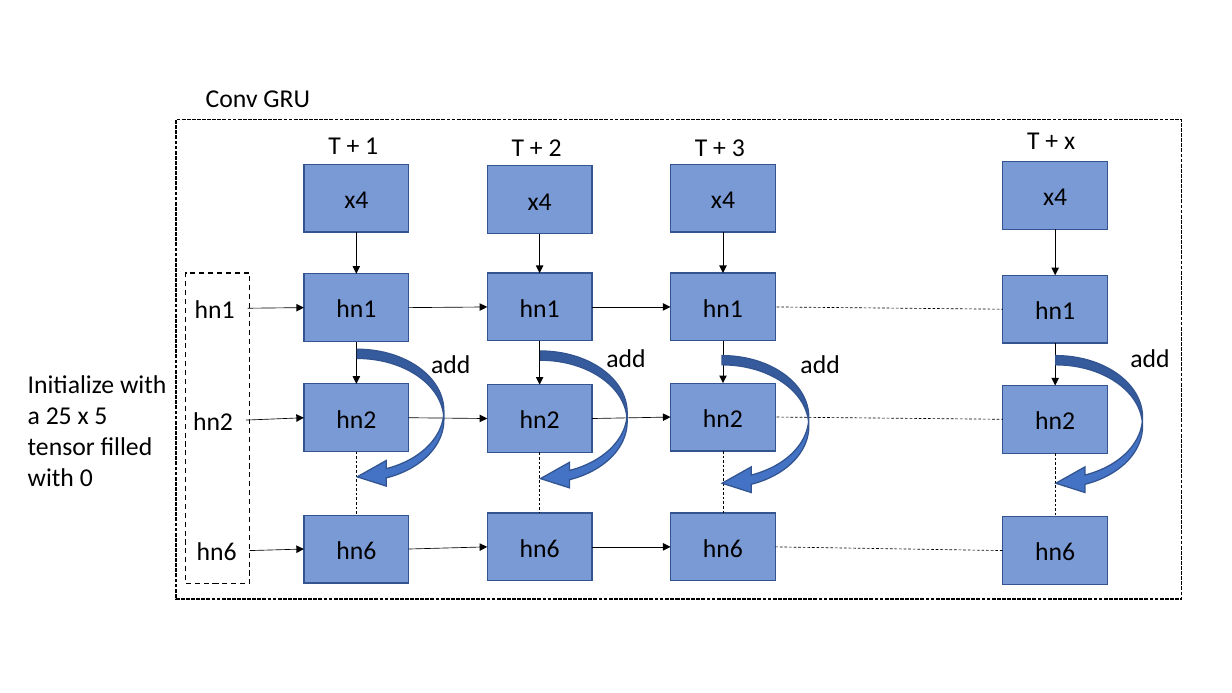
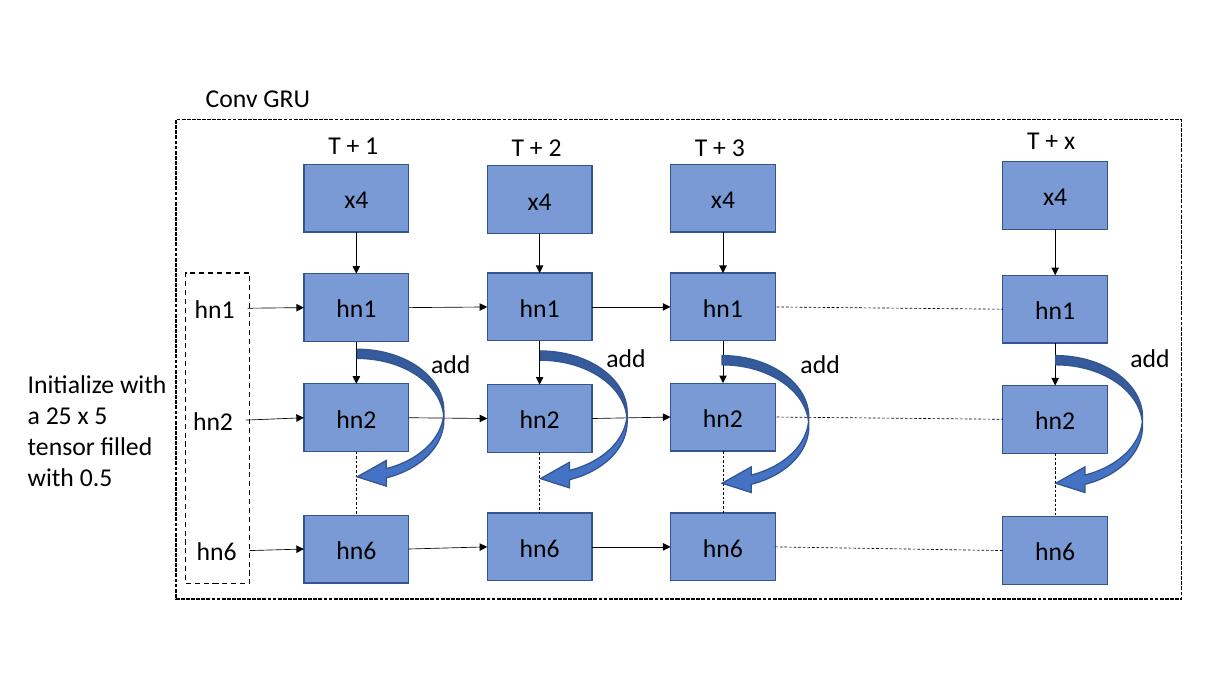
Before and after one commit to wonggw/Traffic_Management_grab, a slide deck: slide 3 of images/model_architecture.pptx. Drawn at 1232x693 pixels with LibreOffice and Linux fonts; fonts in the diff are those of the drawing. Boxes give left, top, right and bottom in pixels: in the first picture for what was removed or moved away, otherwise in the second. Text is boxed around its words. In the diff, an @@ line names an element or a change of style, - is before the commit and + after.

```diff
--- a/images/model_architecture.pptx
+++ b/images/model_architecture.pptx
@@ text at (x1=28, y1=375, x2=166, y2=486): text changed @@
-Initialize with a 25 x 5 tensor filled with 0
+Initialize with a 25 x 5 tensor filled with 0.5
```
Also in this commit, not shown: 1 other slide changed, 12 other files.
